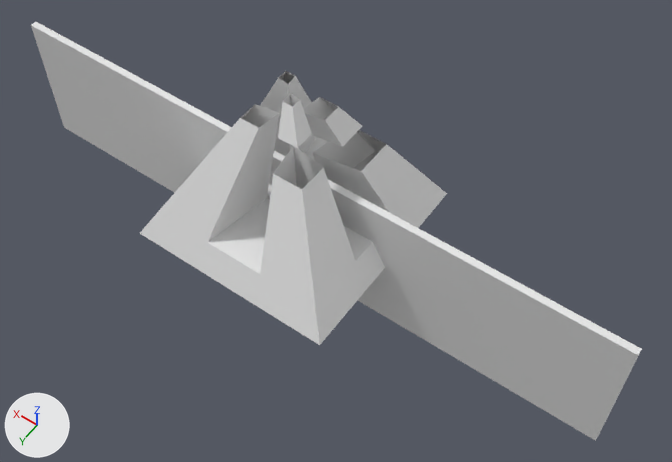
An edit to the FBX model Assets/Prefabs/GiantStruct/GiantStruct.FBX, drawn before and after from the same camera.
Both versions are drawn from a 50 mm lens placed at (-32.5, 39.5, 62.8), pointed at (-4.6, 0.4, 1.4). The axes (+X, +Y, +Z) are drawn at lower left. The lights are the same throughout. Where no turn or scale is listed for an object, it has been applied to the vertices. Vertices at the same position are counted once.

Names of what the first picture shows: 'Box001', 'GiantStruct'.
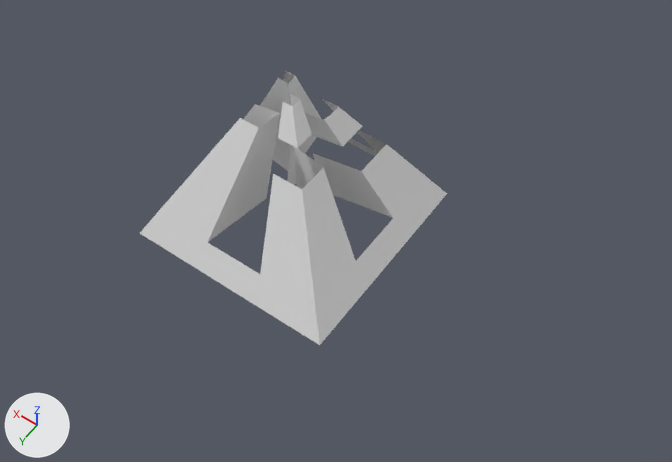
What the commit changed:
me_mesh is used by ob_giantstruct; location (0.0, 0.0, 0.0).
me_mesh had 163 vertices, 123 faces and spanned x -9.5..9.5, y -9.5..9.5, z -2.7..14.7.
me_mesh now has 112 vertices, 63 faces and spans x -9.5..9.5, y -9.5..9.5, z -2.7..14.7.
Part 1, on me_mesh:
56 vertices are removed from x -6.8..9.5, y -7.8..7.8, z -2.7..12.2.
76 faces are deleted.
5 vertices are added at (-1.0, 0.0, 4.6), (0.0, -1.0, 4.6), (0.0, 1.0, 4.6), (0.0, 0.0, 9.3), (0.0, 0.0, 3.8).
16 new faces join them.
Object 'Box001' (ob_box001) is deleted.

What differs and where, as boxes [x1, y1, x2, y2] in the pictures (672 x 462 px):
'Box001', deleted
    before: [31, 22, 642, 441]
part 1 of me_mesh, cut back
    both: [173, 71, 397, 276]
